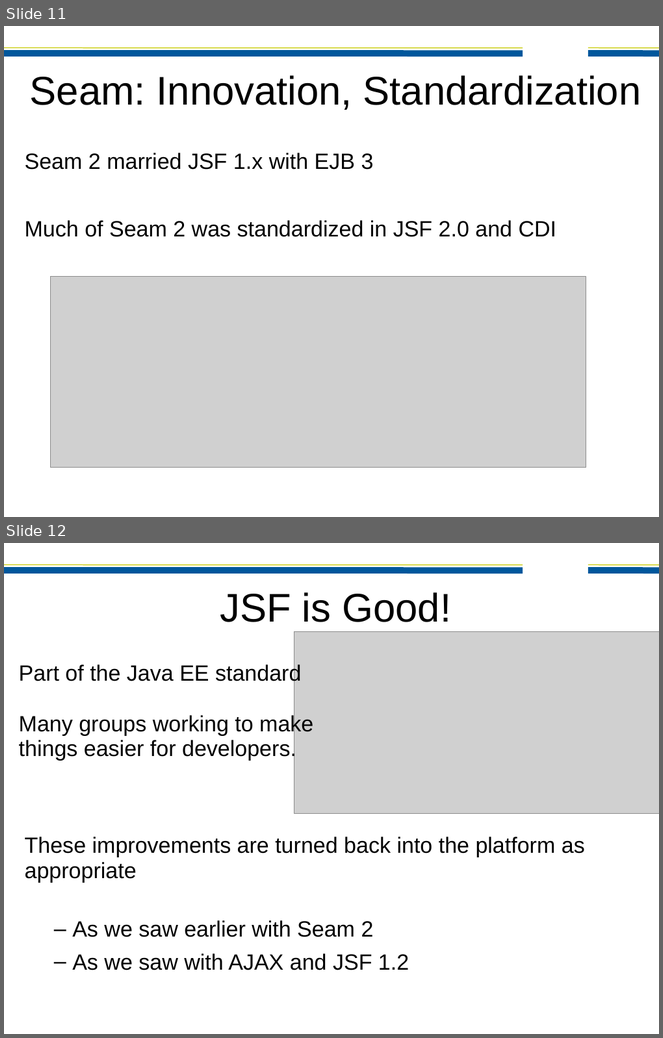
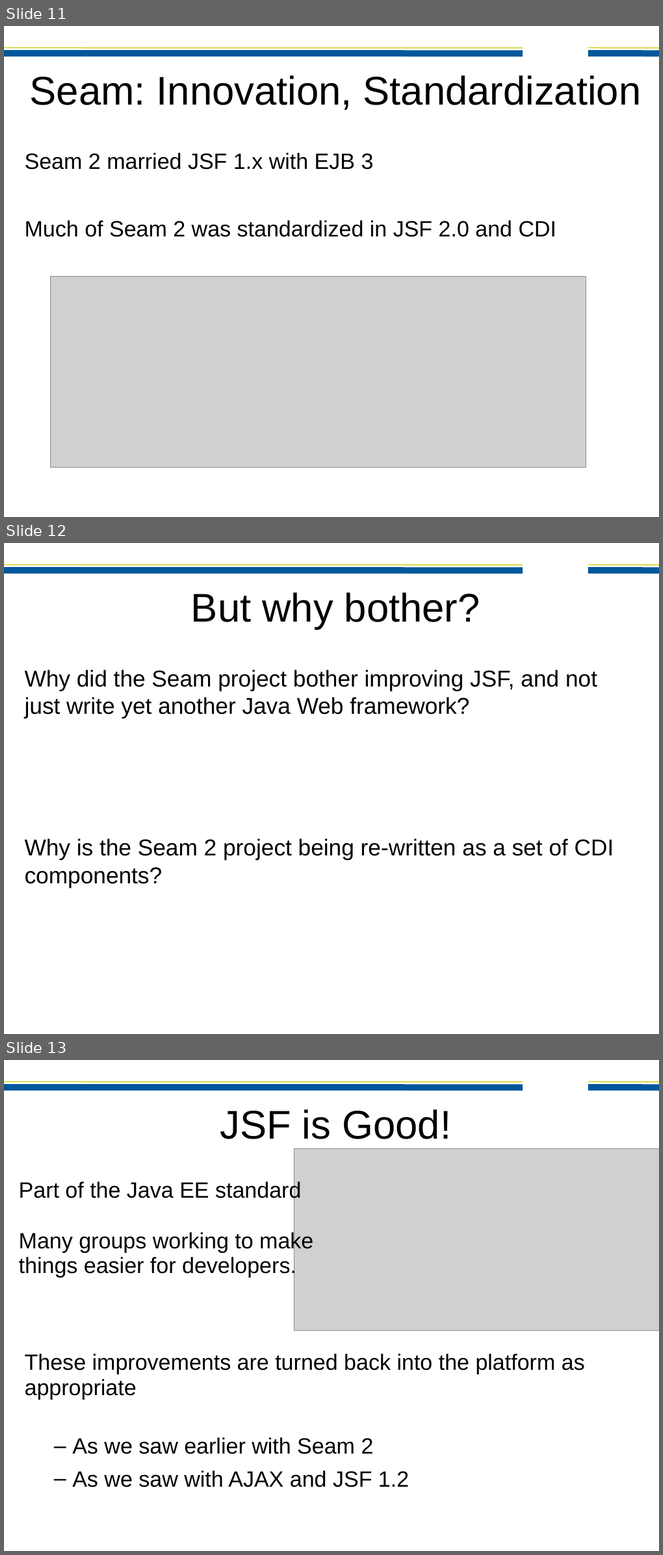
Before and after one commit to bleathem/talks, a slide deck: 2011-JAXConf-SeamFaces.odp. Shown one above the other, each under a label of ours: slides 11 and 12 before the commit, slides 11, 12 and 13 after it. The pictures are 663x1038 and 663x1555 pixels, drawn with LibreOffice and Linux fonts; fonts in the diff are those of the drawing; grey boxes stand for pictures; background and template pictures are left out. Boxes give left, top, right and bottom in pixels: in the first picture for what was removed or moved away, otherwise in the second. Text is boxed around its words. In the diff, an @@ line names an element or a change of style, - is before the commit and + after.

Commit message:
Added a Seam Motivation slide

```diff
--- a/2011-JAXConf-SeamFaces.odp
+++ b/2011-JAXConf-SeamFaces.odp
@@ slide 12 added at (x1=4, y1=543, x2=659, y2=1034), background #FFFFFF; not listed: 4 template elements that a slide beside it also shows @@
@@ title added at (x1=191, y1=592, x2=480, y2=629), 48.9 pt, text #000000 @@
+But why bother?
@@ text added at (x1=25, y1=670, x2=597, y2=719), 28 pt, text #000000 @@
+Why did the Seam project bother improving JSF, and not just write yet another Java Web framework?
@@ text added at (x1=25, y1=839, x2=614, y2=887), 28 pt, text #000000 @@
+Why is the Seam 2 project being re-written as a set of CDI components?
@@ what was slide 12 is now slide 13 @@
```
